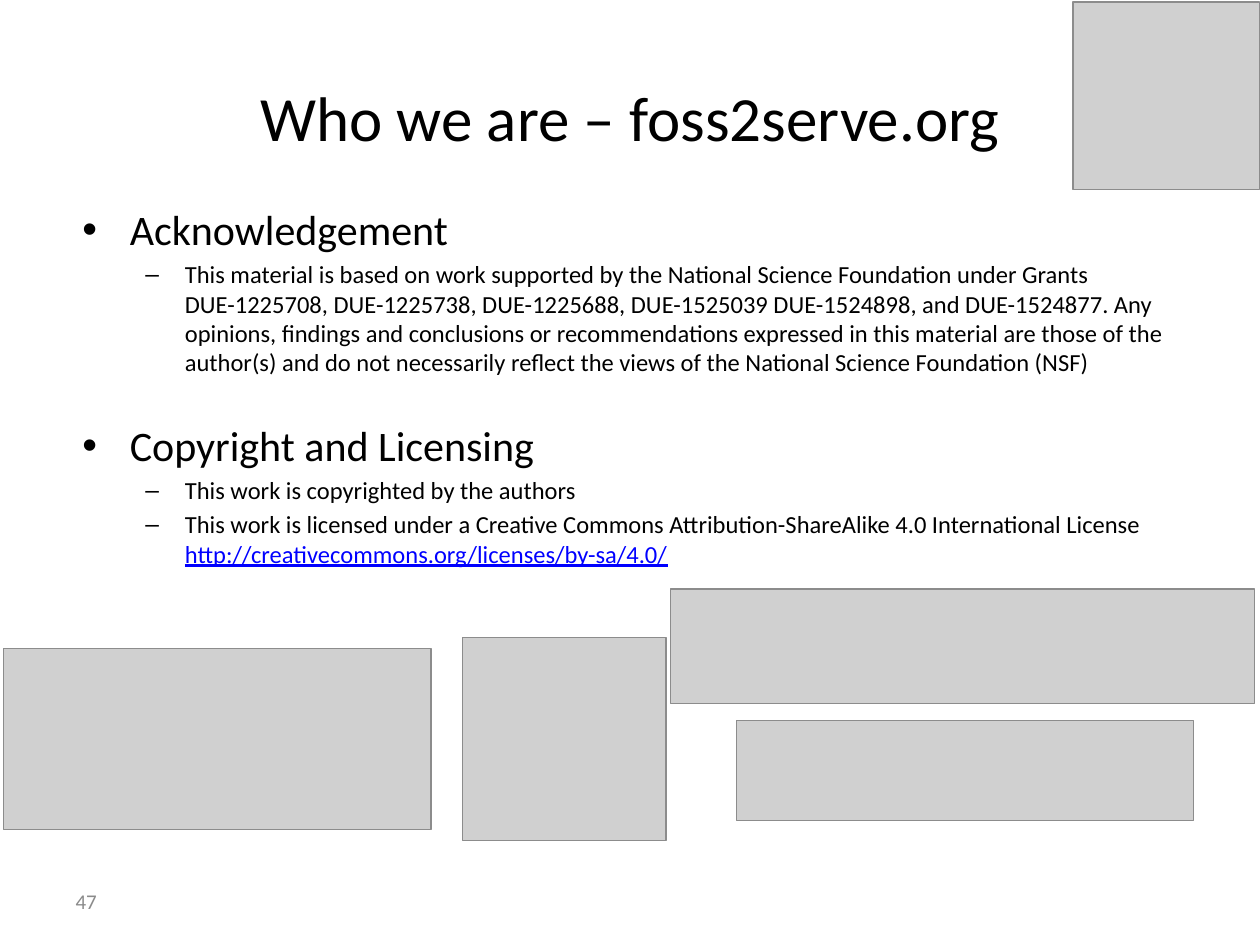
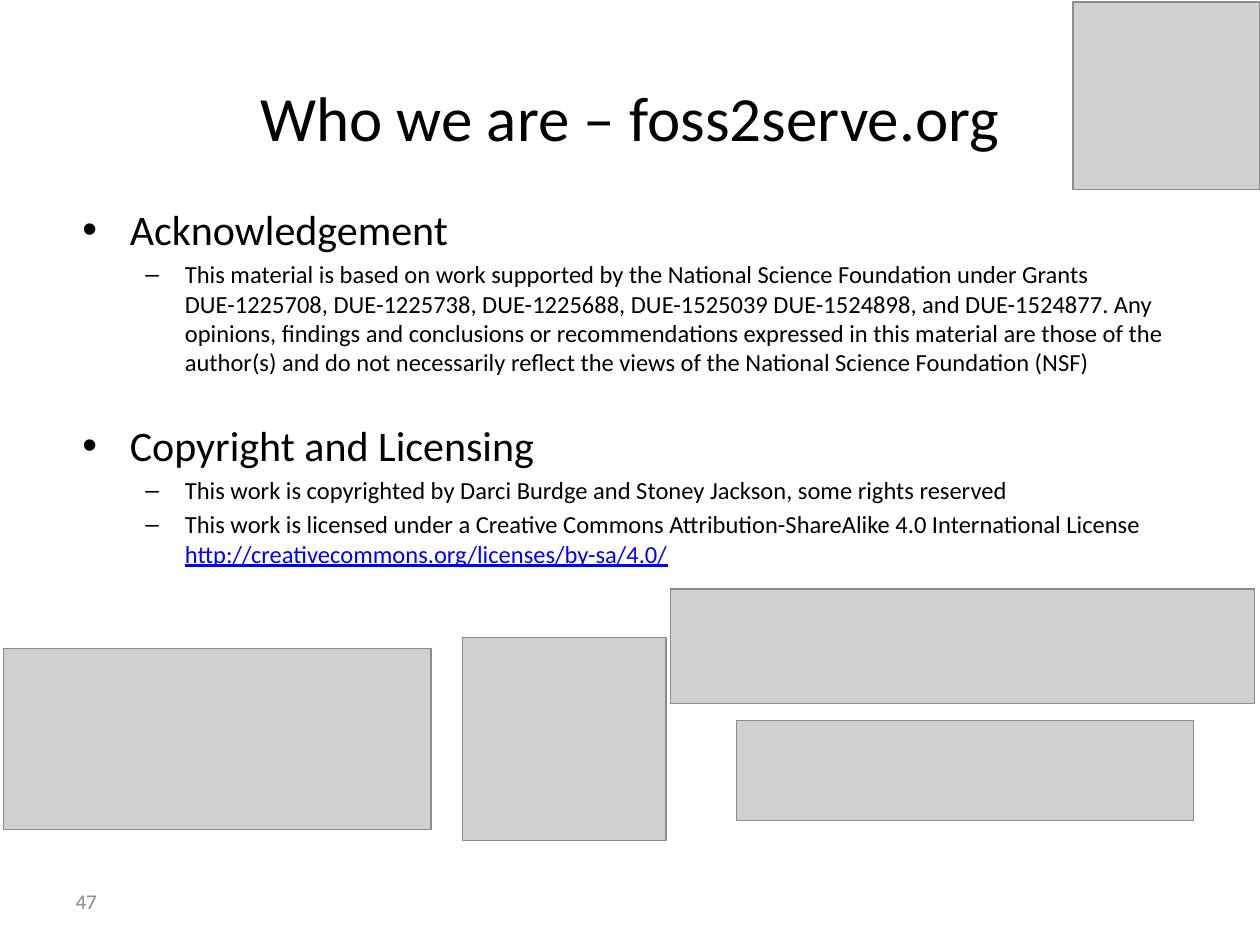
Before and after one commit to foss2serve/github-workflow-activity, a slide deck: slide 47 of presentation.pptx. Drawn at 1260x945 pixels with LibreOffice and Linux fonts; fonts in the diff are those of the drawing; grey boxes stand for pictures; background and template pictures are left out. Boxes give left, top, right and bottom in pixels: in the first picture for what was removed or moved away, otherwise in the second. Text is boxed around its words. In the diff, an @@ line names an element or a change of style, - is before the commit and + after.

```diff
--- a/presentation.pptx
+++ b/presentation.pptx
@@ text at [185,482,1007,504]: text changed @@
-  – This work is copyrighted by the authors
+  – This work is copyrighted by Darci Burdge and Stoney Jackson, some rights reserved
```
Also in this commit, not shown: 3 other files.
